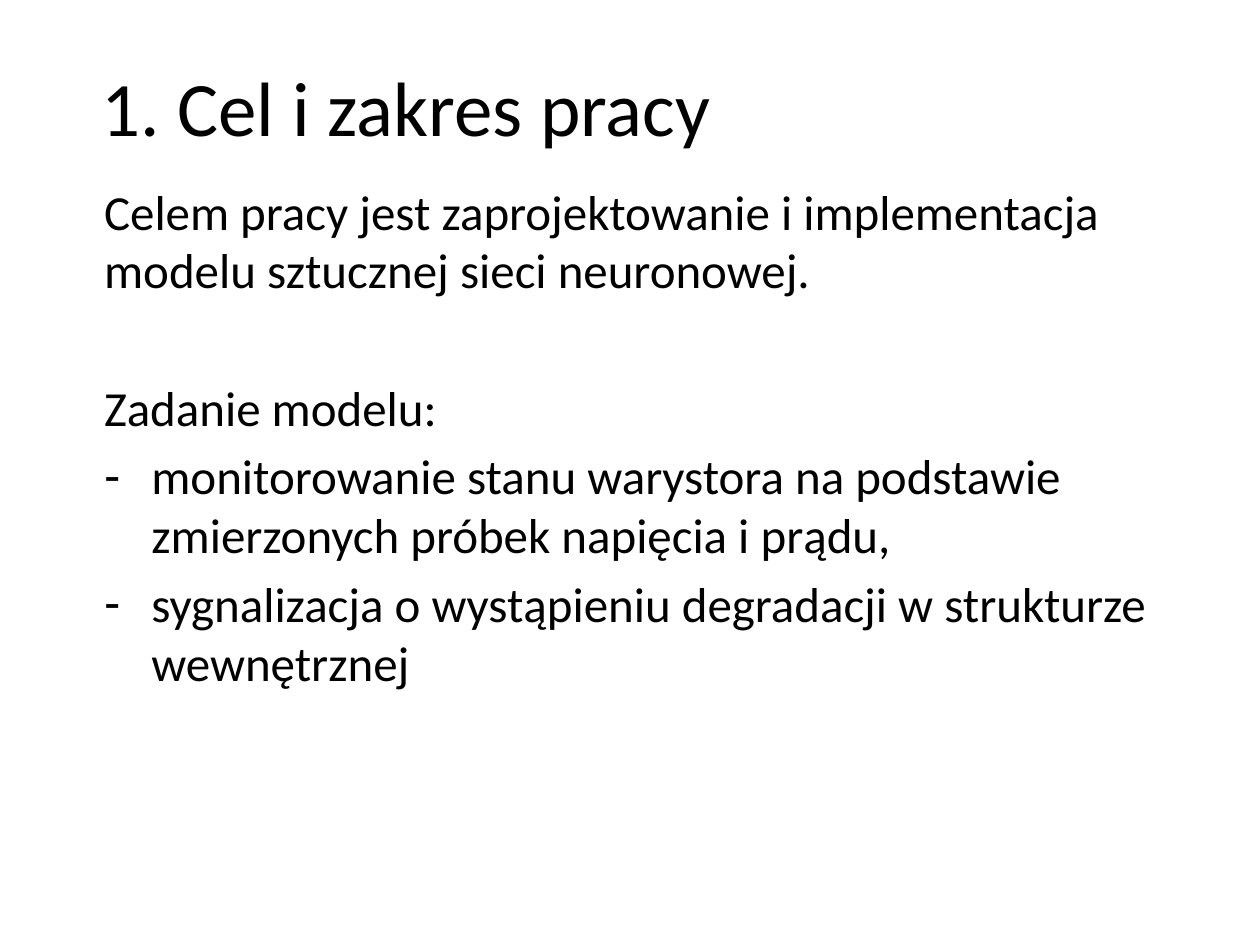
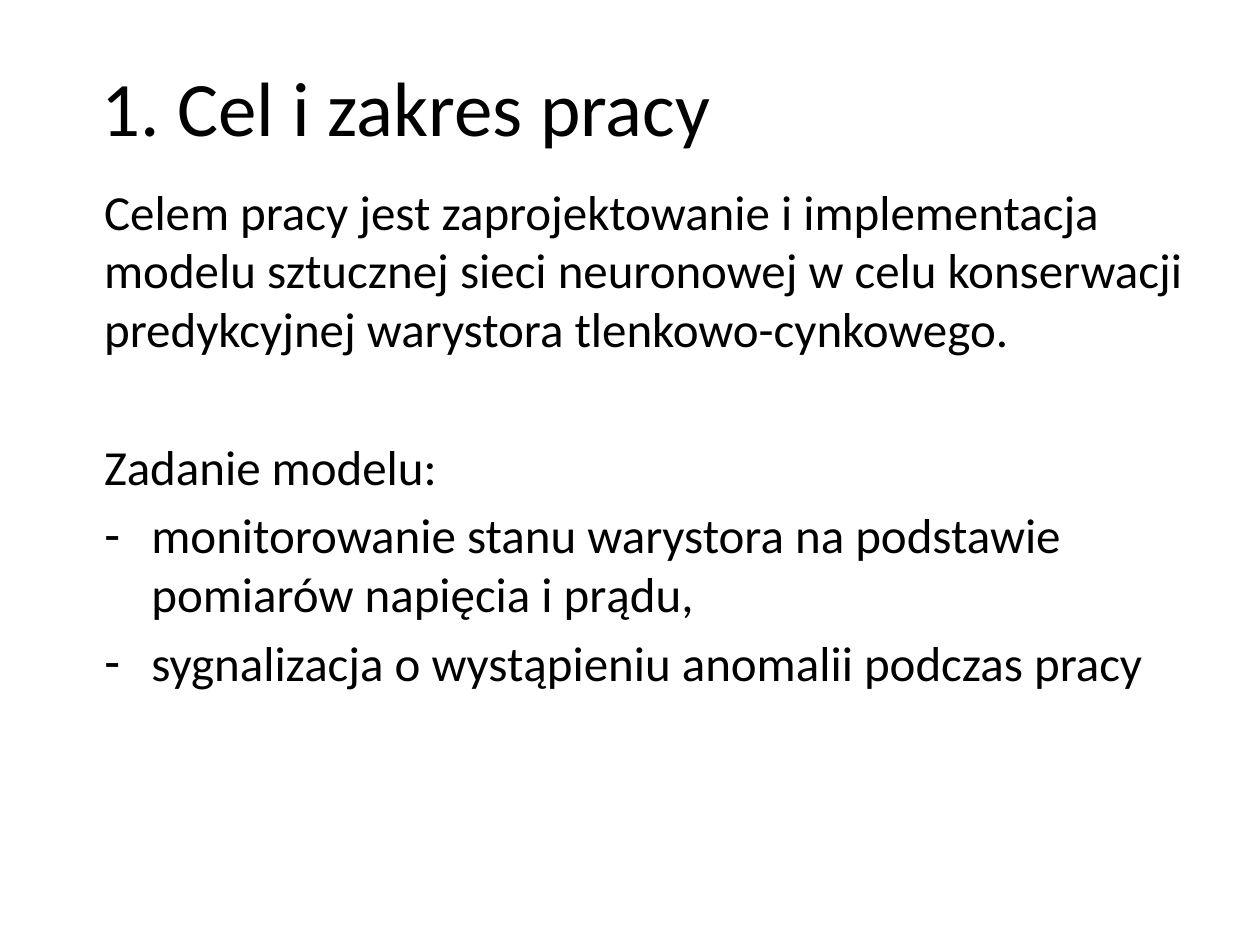
Before and after one commit to r-zareba/praca_inzynierska, a slide deck: slide 3 of prezentacja.pptx. Drawn at 1260x945 pixels with LibreOffice and Linux fonts; fonts in the diff are those of the drawing; background and template pictures are left out. Boxes give left, top, right and bottom in pixels: in the first picture for what was removed or moved away, otherwise in the second. Text is boxed around its words. In the diff, an @@ line names an element or a change of style, - is before the commit and + after.

```diff
--- a/prezentacja.pptx
+++ b/prezentacja.pptx
@@ text at box(104, 196, 1182, 356): text changed @@
-Celem pracy jest zaprojektowanie i implementacja modelu sztucznej sieci neuronowej.
+Celem pracy jest zaprojektowanie i implementacja modelu sztucznej sieci neuronowej w celu konserwacji predykcyjnej warystora tlenkowo-cynkowego.
@@ text at box(151, 519, 1142, 690): text changed @@
-– monitorowanie stanu warystora na podstawie zmierzonych próbek napięcia i prądu,
-– sygnalizacja o wystąpieniu degradacji w strukturze wewnętrznej
+– monitorowanie stanu warystora na podstawie pomiarów napięcia i prądu,
+– sygnalizacja o wystąpieniu anomalii podczas pracy
```
Also in this commit, not shown: 1 slide added, 4 other files.
